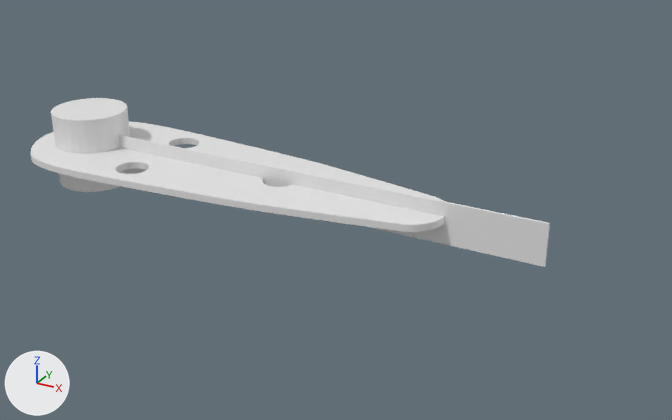
Renders of the Blender file sling/gaskets/wingtip_gasket.blend from each side of a commit.
The view is the same before and after, from a camera (50 mm lens) standing at (140.8, -202.8, 103.7) and looking at (21.9, 13.3, -4.4). The axes (+X, +Y, +Z) are drawn at lower left. The lights are the same throughout. The same objects are shown in both versions, whatever each file hides.

Script lines for the objects in view, before the commit:
```python
me_cube_001 = bpy.data.meshes.new('Cube.001')
me_cube_001.from_pydata(...)  # a box spanning x -1.0..1.0, y -1.0..1.0, z -1.0..1.0
me_cube_001.materials.append(mat_material)  # white #e7e7e7
me_cylinder = bpy.data.meshes.new('Cylinder')
me_cylinder.from_pydata(...)  # a 32-sided cylinder along z spanning x -1.0..1.0, y -1.0..1.0, z -1.0..1.0
me_mesh = bpy.data.meshes.new('Mesh')
me_mesh.from_pydata(...)  # 122 vertices, 63 faces; spans x -8.7..8.7, y 0.0..2.8, z -0.1..0.1
me_mesh.polygons.foreach_set('use_smooth', [True] * 63)
ob_beziercurve_001 = bpy.data.objects.new('BezierCurve.001', me_mesh)
ob_beziercurve_001.location = (-14.6, 11.4, 1.0)
ob_beziercurve_001.scale = (8.18, 8.18, 8.18)
_m = ob_beziercurve_001.modifiers.new('Boolean.001', 'BOOLEAN')
_m.object = ob_cylinder_001
_m = ob_beziercurve_001.modifiers.new('Mirror', 'MIRROR')
_m.use_axis = (False, True, False)
_m = ob_beziercurve_001.modifiers.new('Boolean', 'BOOLEAN')
_m.object = ob_cylinder
_m = ob_beziercurve_001.modifiers.new('Boolean.002', 'BOOLEAN')
_m.object = ob_cylinder_002
_m = ob_beziercurve_001.modifiers.new('Boolean.003', 'BOOLEAN')
_m.object = ob_cube_001
ob_cube_001 = bpy.data.objects.new('Cube.001', me_cube_001)
ob_cube_001.location = (13.7, 11.1, 0.0)
ob_cube_001.scale = (71.0, 0.388, -6.08)
ob_cylinder = bpy.data.objects.new('Cylinder', me_cylinder)
ob_cylinder.location = (-67.6, 11.5, 1.0)
ob_cylinder.scale = (12.0, 12.0, 12.0)
```
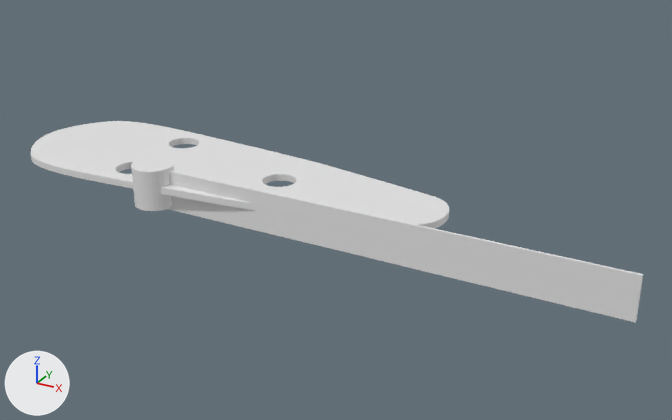
Pixel boxes [x1, y1, x2, y2] of what changed, in the pictures (672 x 420 px):
'Cube.001', moved
    before: [118, 135, 550, 267]
    after: [169, 171, 643, 323]
'Cylinder', moved, rescaled (46% narrower, 42% shorter)
    before: [51, 98, 131, 192]
    after: [131, 157, 174, 211]

Edits to the bpy script that builds the scene:
```text
Change ob_cylinder:
    ob_cylinder.location: (-67.6, 11.5, 1.0) -> (-28.1, -6.3, 1.0)
    ob_cylinder.scale: (12.0, 12.0, 12.0) -> (6.11, 6.11, 6.11)
Change ob_cube_001:
    ob_cube_001.location: (13.7, 11.1, 0.0) -> (40.5, -6.1, 0.0)
```
